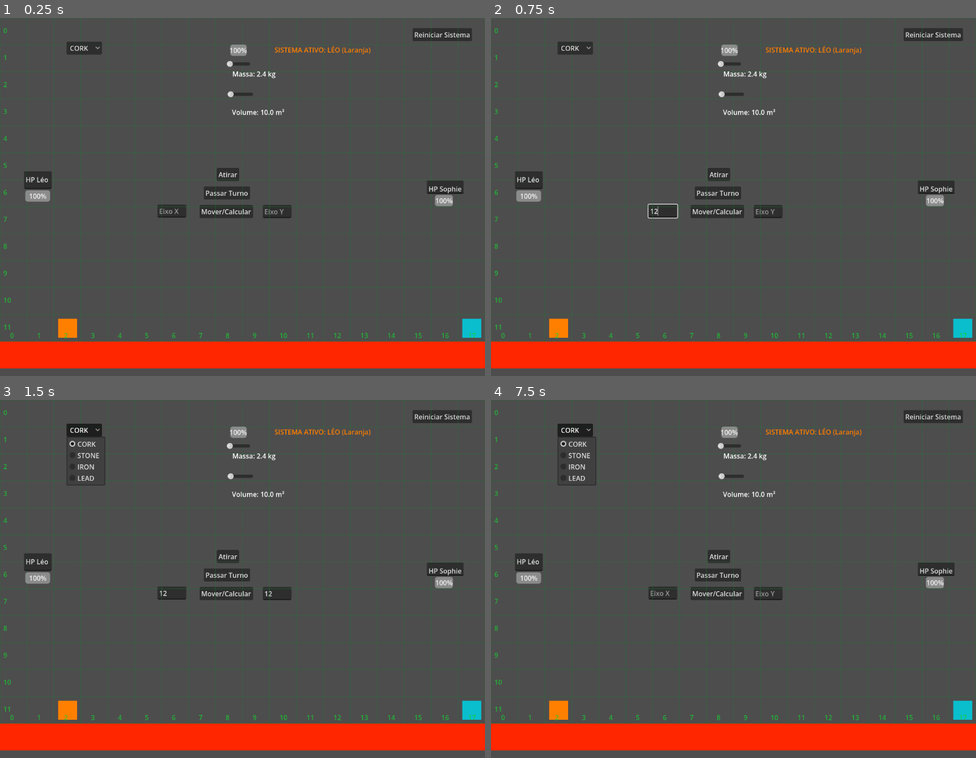
Above: before the commit, frames 1-4 (two rows, left to right).
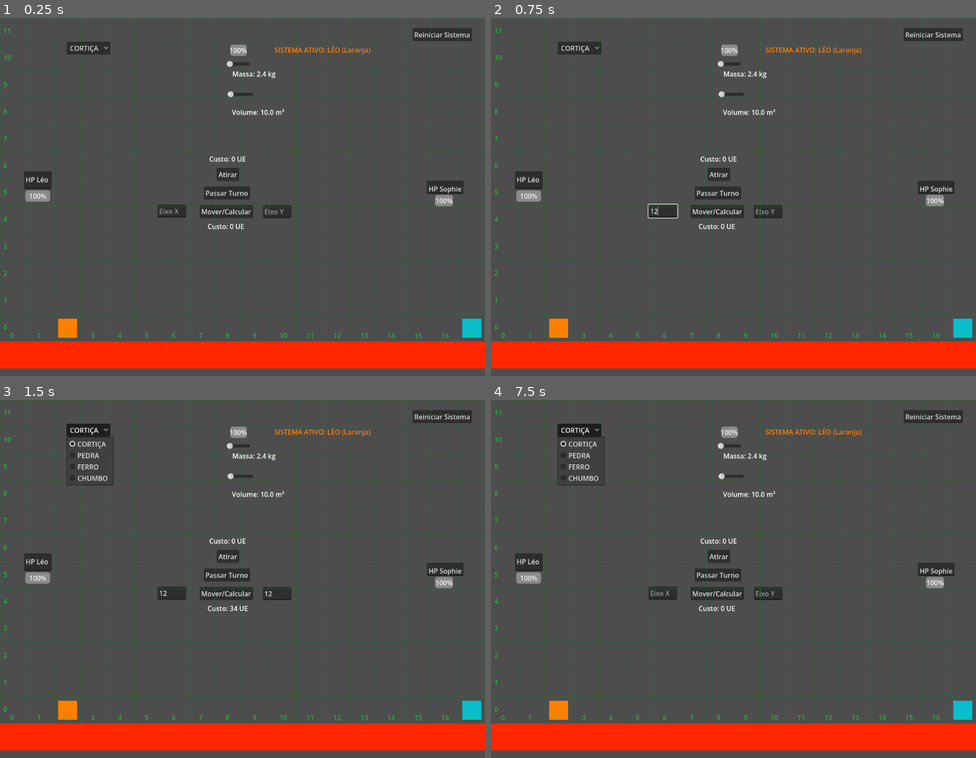
Above: after the commit, the same moments.

Repository: Olliver-0/matter-strike
Game: Godot game, scene res://level_manager.tscn
Same seed, same stepped clock (60 frames per second), same inputs: the game is played once before the commit and once after it. The project has no main scene, so this scene is started directly. The engine's default icon, where the game draws it, is replaced by a stand-in: a white triangle on a blue panel in a dark square.
Inputs (mouse positions are in pixels of both pictures, inside the frame that each line leads up to):
- Up to frame 1 (0.25 s): no input
- Up to frame 2 (0.75 s): click (660, 211) at 0.52 s; type "12" at 0.6 s
- Up to frame 3 (1.5 s): click (276, 593) at 0.75 s; type "12" at 0.83 s; click "CORK" (after the commit: "CORTIÇA") at 1.25 s
- Up to frame 4 (7.5 s): click "Reiniciar Sistema" at 2 s; click "Reiniciar Sistema" at 2.75 s; click "Reiniciar Sistema" at 3.5 s; click "Mover/Calcular" at 4.25 s; click "Atirar" at 5 s; click "Mover/Calcular" at 5.75 s; click "Atirar" at 6.5 s; click "CORK" (after the commit: "CORTIÇA") at 7.25 s

The runs differ from the first frame. In frame 1, 0.3% of the frame differs, in the area x 0-51%, y 2-88%; in frame 2, 0.3%; in frame 3, 0.5%, in the area x 0-52%, y 2-88%; in frame 4, 0.5%.

Commit message:
feat: adiciona detalhes de interface e jogabilidade

Diff:
--- a/BallisticsCalculator.gd
+++ b/BallisticsCalculator.gd
@@ -61,7 +61,7 @@
 # CONTRATO COM A INTERFACE: Chamar esta função continuamente enquanto o jogador arrasta
 # a barra de Massa para prever quanto o tiro vai custar da barra de Energia (UE) dele.
 func calculate_energy_cost(preview_mass: float) -> float:
-	var cost_multiplier: float = 0.1
+	var cost_multiplier: float = 0.08
 	return preview_mass * cost_multiplier
 
 
@@ -71,23 +71,28 @@
 
 # Cria a bala no mapa, injeta a física e atira.
 func fire_shot(shooter: Node2D, target_coordinate: Vector2, input_mass: float, input_volume: float) -> void:
-	if not projectile_scene: return
-
-	# Descobre a posição de saída extraindo-a do atirador que foi recebido
-	var start_position = shooter.global_position
+	# ==========================================
+	# 1. O DESVIO (OFFSET) VEM PARA CÁ!
+	# Pega a posição dos pés do atirador e sobe a bala 80 pixels (eixo Y negativo)
+	# para que ela nasça "na cabeça" dele, longe do chão!
+	# ==========================================
+	var start_position = shooter.global_position + Vector2(0, -100)
 
 	var calculated_velocity = _calculate_launch_velocity(start_position, target_coordinate, input_mass, input_volume)
 
 	var projectile_instance = projectile_scene.instantiate() as Area2D
 	get_tree().current_scene.add_child(projectile_instance)
-	projectile_instance.body_entered.connect(projectile_instance._on_body_entered)
+# ==========================================
+	# 2. O SINAL DUPLICADO FOI REMOVIDO!
+	# Mantemos apenas o sinal que avisa que o turno acabou.
+	# ==========================================
 	projectile_instance.projectile_impacted.connect(_on_projectile_impacted)
 
 	# Inicializa passando o 'shooter' no final
 	projectile_instance.initialize(
 		start_position, calculated_velocity, input_mass,
 		input_volume, current_wind, current_gravity,
-		shooter # <--- ENTREGA O DONO PARA A BALA AQUI
+		shooter
 	)
 
 # Transforma coordenadas puras em um vetor de velocidade física (com punição por inércia/peso)
--- a/GameState.gd
+++ b/GameState.gd
@@ -21,9 +21,16 @@
 
 func end_turn() -> void:
 	current_turn = 2 if current_turn == 1 else 1
-	players_energy[current_turn] = MAX_ENERGY # Recarrega no início da rodada
+
+	# ==========================================
+	# REBALANCEAMENTO DA ECONOMIA DE ENERGIA (Tópico 4)
+	# Em vez de restaurar 100% da energia, damos uma "mesada" de 50 UE por turno.
+	# A função 'add_energy' já tem uma trava (clampi) para não passar do MAX_ENERGY.
+	# ==========================================
+	add_energy(current_turn, 50)
+
 	turn_changed.emit(current_turn)
-	energy_updated.emit(current_turn, MAX_ENERGY)
+	# (Apagámos a linha que forçava a emissão do MAX_ENERGY)
 
 func add_energy(player_id: int, amount: int) -> void:
 	players_energy[player_id] = clampi(players_energy[player_id] + amount, 0, MAX_ENERGY)
--- a/MaterialsTable.gd
+++ b/MaterialsTable.gd
@@ -1,13 +1,13 @@
 extends Node
 
 const MATERIALS = {
-	"CORK":  {"density": 0.24, "hud_color": Color(0.65, 0.50, 0.39)},
-	"STONE": {"density": 2.70, "hud_color": Color(0.50, 0.50, 0.50)},
-	"IRON":  {"density": 7.87, "hud_color": Color(0.75, 0.75, 0.75)},
-	"LEAD":  {"density": 11.34, "hud_color": Color(0.30, 0.35, 0.40)}
+	"CORTIÇA":  {"density": 0.24, "hud_color": Color(0.65, 0.50, 0.39)},
+	"PEDRA": {"density": 2.70, "hud_color": Color(0.50, 0.50, 0.50)},
+	"FERRO":  {"density": 7.87, "hud_color": Color(0.75, 0.75, 0.75)},
+	"CHUMBO":  {"density": 11.34, "hud_color": Color(0.30, 0.35, 0.40)}
 }
 
-var current_material: String = "CORK"
+var current_material: String = "CORTIÇA"
 
 func get_current_properties() -> Dictionary:
 	return MATERIALS[current_material]
--- a/engineer.gd
+++ b/engineer.gd
@@ -11,6 +11,7 @@
 @onready var glow: PointLight2D = $EnergyGlow
 
 const CELL_SIZE: int = 64
+const GRID_HEIGHT: int = 12
 
 func _ready() -> void:
 	_setup_visuals()
@@ -26,8 +27,11 @@
 	glow.energy = 2.0
 
 func _sync_transform_to_logic() -> void:
-	# Função linear geométrica: translada a coordenada da matriz (x, y) para espaço em pixels
-	global_position = (logical_position * CELL_SIZE) + Vector2(CELL_SIZE / 2.0, CELL_SIZE / 2.0)
+	# Tradutor Cartesiano Físico
+	var inverted_y = (GRID_HEIGHT - 1) - int(logical_position.y)
+	var cartesian_pos = Vector2(logical_position.x, inverted_y)
+
+	global_position = (cartesian_pos * CELL_SIZE) + Vector2(CELL_SIZE / 2.0, CELL_SIZE / 2.0)
 
 func attempt_move(target_grid_pos: Vector2) -> void:
 	var delta_x: int = int(abs(target_grid_pos.x - logical_position.x))
@@ -38,7 +42,9 @@
 	# Valida com o serviço global se há energia para a transação
 	if GameState.consume_energy(player_id, cost):
 		logical_position = target_grid_pos
-		var target_global_pos = (logical_position * CELL_SIZE) + Vector2(CELL_SIZE / 2.0, CELL_SIZE / 2.0)
+		var inverted_y = (GRID_HEIGHT - 1) - int(logical_position.y)
+		var cartesian_pos = Vector2(logical_position.x, inverted_y)
+		var target_global_pos = (cartesian_pos * CELL_SIZE) + Vector2(CELL_SIZE / 2.0, CELL_SIZE / 2.0)
 
 		# Animação gráfica desacoplada da física (fire-and-forget)
 		var tween: Tween = create_tween().set_trans(Tween.TRANS_CUBIC).set_ease(Tween.EASE_OUT)
--- a/grid_renderer.gd
+++ b/grid_renderer.gd
@@ -37,7 +37,9 @@
 		var end = Vector2(GRID_WIDTH * CELL_SIZE, y * CELL_SIZE)
 		draw_line(start, end, GRID_COLOR, 1.5)
 
-		# Plota o número dentro da tela (X ajustado de -25 para +8)
 		if y < GRID_HEIGHT:
+			# TRADUTOR CARTESIANO VISUAL: O topo(0) vira 11, o chão(11) vira 0
+			var cartesian_y = (GRID_HEIGHT - 1) - y
+
 			var text_pos_y = Vector2(8, (y * CELL_SIZE) + 36)
-			draw_string(font, text_pos_y, str(y), HORIZONTAL_ALIGNMENT_LEFT, -1, font_size, TEXT_COLOR)
+			draw_string(font, text_pos_y, str(cartesian_y), HORIZONTAL_ALIGNMENT_LEFT, -1, font_size, TEXT_COLOR)
--- a/hud.gd
+++ b/hud.gd
@@ -1,4 +1,6 @@
 extends CanvasLayer
+
+signal preview_shot_requested(mass_value: float)
 
 @onready var mass_slider: HSlider = $MassSlider
 @onready var volume_slider: HSlider = $VolumeSlider
@@ -79,6 +81,8 @@
 	mass_label.text = "Massa: " + str(snapped(m_val, 0.1)) + " kg"
 	volume_label.text = "Volume: " + str(snapped(v_val, 0.1)) + " m³"
 
+	preview_shot_requested.emit(m_val)
+
 # ==========================================
 # NOVAS FUNÇÕES DE CALLBACK (Listeners)
 # ==========================================
--- a/level_manager.gd
+++ b/level_manager.gd
@@ -1,6 +1,6 @@
 extends Node
 
-# Captura os atores, a interface, a calculadora e agora o chão!
+# Captura os atores, a interface, a calculadora e o chão!
 @onready var engineer1 = $Engineer1
 @onready var engineer2 = $Engineer2
 @onready var terminal_ui = $TerminalUI
@@ -8,53 +8,81 @@
 @onready var calculator = $BallisticsCalculator
 @onready var ground: ColorRect = $Ground
 
-# ==========================================
-# TRAVA DE ESTADO (State Lock)
-# ==========================================
-var is_shooting: bool = false # Impede que os jogadores cliquem em botões enquanto a bala voa
+var is_shooting: bool = false
 
 func _ready() -> void:
+	# Ligações originais
 	terminal_ui.move_command_issued.connect(_on_terminal_command_issued)
 	terminal_ui.end_turn_requested.connect(_on_end_turn_requested)
 	GameState.turn_changed.connect(_on_turn_changed)
-
 	terminal_ui.fire_command_issued.connect(_on_terminal_fire_issued)
 	calculator.turn_resolved.connect(_on_projectile_resolved)
-
 	engineer1.health_changed.connect(hud.update_health)
 	engineer2.health_changed.connect(hud.update_health)
 
-	# Transforma o ColorRect num "chão físico" na hora que o jogo inicia
+	# ==========================================
+	# LIGAÇÕES DA PRÉ-VISUALIZAÇÃO DE CUSTO (Tópico 3)
+	# ==========================================
+	terminal_ui.preview_move_requested.connect(_on_preview_move)
+	hud.preview_shot_requested.connect(_on_preview_shot)
+
 	_create_floor_collision()
 
-# Injeta a Física no Desenho Visual
+	# Força a interface a mostrar o custo do tiro logo que o jogo abre
+	_on_preview_shot(hud.mass_slider.value)
+
+
 func _create_floor_collision() -> void:
 	var static_body = StaticBody2D.new()
 	var collision_shape = CollisionShape2D.new()
 	var rect_shape = RectangleShape2D.new()
 
-	# Copia exatamente a largura e altura do chão vermelho
 	rect_shape.size = ground.size
 	collision_shape.shape = rect_shape
-	# Centraliza a hitbox perfeitamente em cima da cor
 	collision_shape.position = ground.size / 2.0
 
 	static_body.add_child(collision_shape)
 	ground.add_child(static_body)
 
+
 # ==========================================
-# INTEGRAÇÃO COM OS COMANDOS DOS JOGADORES
+# CÁLCULOS DE PRÉ-VISUALIZAÇÃO (PREVIEW)
+# ==========================================
+
+func _on_preview_move(x_str: String, y_str: String) -> void:
+	# Se a caixa estiver vazia ou com letras inválidas, o custo é zero
+	if x_str.is_empty() or y_str.is_empty() or not x_str.is_valid_int() or not y_str.is_valid_int():
+		terminal_ui.set_move_cost(0)
+		return
+
+	var target_x = int(x_str)
+	var target_y = int(y_str)
+	var active_engineer = engineer1 if GameState.current_turn == 1 else engineer2
+
+	var delta_x: int = int(abs(target_x - active_engineer.logical_position.x))
+	var delta_y: int = int(abs(target_y - active_engineer.logical_position.y))
+	var cost: int = (delta_x * 1) + (delta_y * 2)
+
+	terminal_ui.set_move_cost(cost)
+
+func _on_preview_shot(mass_value: float) -> void:
+	var cost = int(calculator.calculate_energy_cost(mass_value))
+	terminal_ui.set_fire_cost(cost)
+
+
+# ==========================================
+# COMANDOS DE AÇÃO
 # ==========================================
 
 func _on_terminal_command_issued(target_x: int, target_y: int) -> void:
-	if is_shooting: return # Ignora movimento se a bala estiver voando
+	if is_shooting: return
 
 	var nova_coordenada = Vector2(target_x, target_y)
 	if GameState.current_turn == 1: engineer1.attempt_move(nova_coordenada)
 	elif GameState.current_turn == 2: engineer2.attempt_move(nova_coordenada)
 
 func _on_terminal_fire_issued(target_x: int, target_y: int) -> void:
-	if is_shooting: return # Ignora clique duplo no botão de atirar
+	if is_shooting: return
 
 	var current_player_id = GameState.current_turn
 	var active_engineer = engineer1 if current_player_id == 1 else engineer2
@@ -69,22 +97,25 @@
 	var energy_cost: int = int(calculator.calculate_energy_cost(mass_to_shoot))
 
 	if GameState.consume_energy(current_player_id, energy_cost):
-		is_shooting = true # ATIVA A TRAVA DE SEGURANÇA
+		is_shooting = true
 		print(">>> INICIANDO CÁLCULO BALÍSTICO... Custo: ", energy_cost, " UE")
 		var cell_size = 64
-		var target_pos = Vector2((target_x * cell_size) + (cell_size / 2.0), (target_y * cell_size) + (cell_size / 2.0))
+		var grid_height = 12
+		var inverted_target_y = (grid_height - 1) - target_y
+		var target_pos = Vector2((target_x * cell_size) + (cell_size / 2.0), (inverted_target_y * cell_size) + (cell_size / 2.0))
 		calculator.dispatch_shot(active_engineer, target_pos, input_type, final_value)
 	else:
 		print(">>> ERRO: Energia insuficiente para propulsão desta massa.")
 
 func _on_projectile_resolved() -> void:
-	is_shooting = false # DESTRAVA A SEGURANÇA (A bala explodiu no chão ou acertou alguém)
-	print("Impacto concluído! O turno foi passado automaticamente pela Física.")
+	is_shooting = false
 	GameState.end_turn()
 
 func _on_end_turn_requested() -> void:
-	if is_shooting: return # Impede passar o turno na mão enquanto a bala está caindo!
+	if is_shooting: return
 	GameState.end_turn()
 
 func _on_turn_changed(new_turn: int) -> void:
 	print("--- TURNO PASSADO! Agora é a vez do Jogador: ", new_turn, " ---")
+	# Recalcula a distância do novo jogador para o que já estava digitado no X/Y
+	_on_preview_move(terminal_ui.input_x.text, terminal_ui.input_y.text)
--- a/level_manager.tscn
+++ b/level_manager.tscn
@@ -20,12 +20,12 @@
 color = Color(1, 0.14901961, 0, 1)
 
 [node name="Engineer1" parent="." unique_id=2074585821 instance=ExtResource("1_fvluo")]
-logical_position = Vector2(2, 11)
+logical_position = Vector2(2, 0)
 
 [node name="Engineer2" parent="." unique_id=337870365 instance=ExtResource("1_fvluo")]
 player_id = 2
 theme_color = Color(0.039312236, 0.7448303, 0.80724716, 1)
-logical_position = Vector2(17, 11)
+logical_position = Vector2(17, 0)
 
 [node name="TerminalUI" parent="." unique_id=44111674 instance=ExtResource("4_5x5fn")]
 
--- a/terminal_ui.gd
+++ b/terminal_ui.gd
@@ -4,22 +4,34 @@
 signal fire_command_issued(target_x: int, target_y: int)
 signal end_turn_requested()
 
+# NOVO SINAL: Grita sempre que o jogador digita qualquer coisa nas caixas X ou Y
+signal preview_move_requested(target_x_str: String, target_y_str: String)
+
 @onready var input_x: LineEdit = $InputX
 @onready var input_y: LineEdit = $InputY
 @onready var btn_move: Button = $BtnMove
 @onready var btn_end_turn: Button = $BtnEndTurn
 @onready var btn_fire: Button = $BtnFire
-@onready var btn_restart: Button = $BtnRestart # NOVA REFERÊNCIA
+@onready var btn_restart: Button = $BtnRestart
+
+# NOVAS REFERÊNCIAS DOS TEXTOS
+@onready var lbl_move_cost: Label = $LblMoveCost
+@onready var lbl_fire_cost: Label = $LblFireCost
 
 func _ready() -> void:
 	btn_move.pressed.connect(_on_btn_move_pressed)
 	btn_fire.pressed.connect(_on_btn_fire_pressed)
 	btn_end_turn.pressed.connect(func(): end_turn_requested.emit())
-
 	btn_restart.pressed.connect(_on_btn_restart_pressed)
 
+	# Ouve quando o jogador digita e aciona a pré-visualização
+	input_x.text_changed.connect(_on_text_changed)
+	input_y.text_changed.connect(_on_text_changed)
+
+func _on_text_changed(_new_text: String) -> void:
+	preview_move_requested.emit(input_x.text, input_y.text)
+
 func _on_btn_restart_pressed() -> void:
-	# Purga o estado global e recarrega a malha de objetos da cena
 	GameState.reset_state()
 	get_tree().reload_current_scene()
 
@@ -36,3 +48,11 @@
 func _clear_inputs() -> void:
 	input_x.text = ""
 	input_y.text = ""
+	preview_move_requested.emit("", "") # Zera o custo na tela ao limpar
+
+# Funções públicas para o LevelManager injetar o custo calculado
+func set_move_cost(cost: int) -> void:
+	lbl_move_cost.text = "Custo: " + str(cost) + " UE"
+
+func set_fire_cost(cost: int) -> void:
+	lbl_fire_cost.text = "Custo: " + str(cost) + " UE"
--- a/terminal_ui.tscn
+++ b/terminal_ui.tscn
@@ -58,3 +58,19 @@
 offset_right = 1121.0
 offset_bottom = 55.0
 text = "Reiniciar Sistema"
+
+[node name="LblMoveCost" type="Label" parent="." unique_id=1424837180]
+layout_mode = 0
+offset_left = 493.0
+offset_top = 483.0
+offset_right = 580.0
+offset_bottom = 506.0
+text = "Custo: 0 UE"
+
+[node name="LblFireCost" type="Label" parent="." unique_id=1245315008]
+layout_mode = 0
+offset_left = 497.0
+offset_top = 323.0
+offset_right = 584.0
+offset_bottom = 346.0
+text = "Custo: 0 UE"
